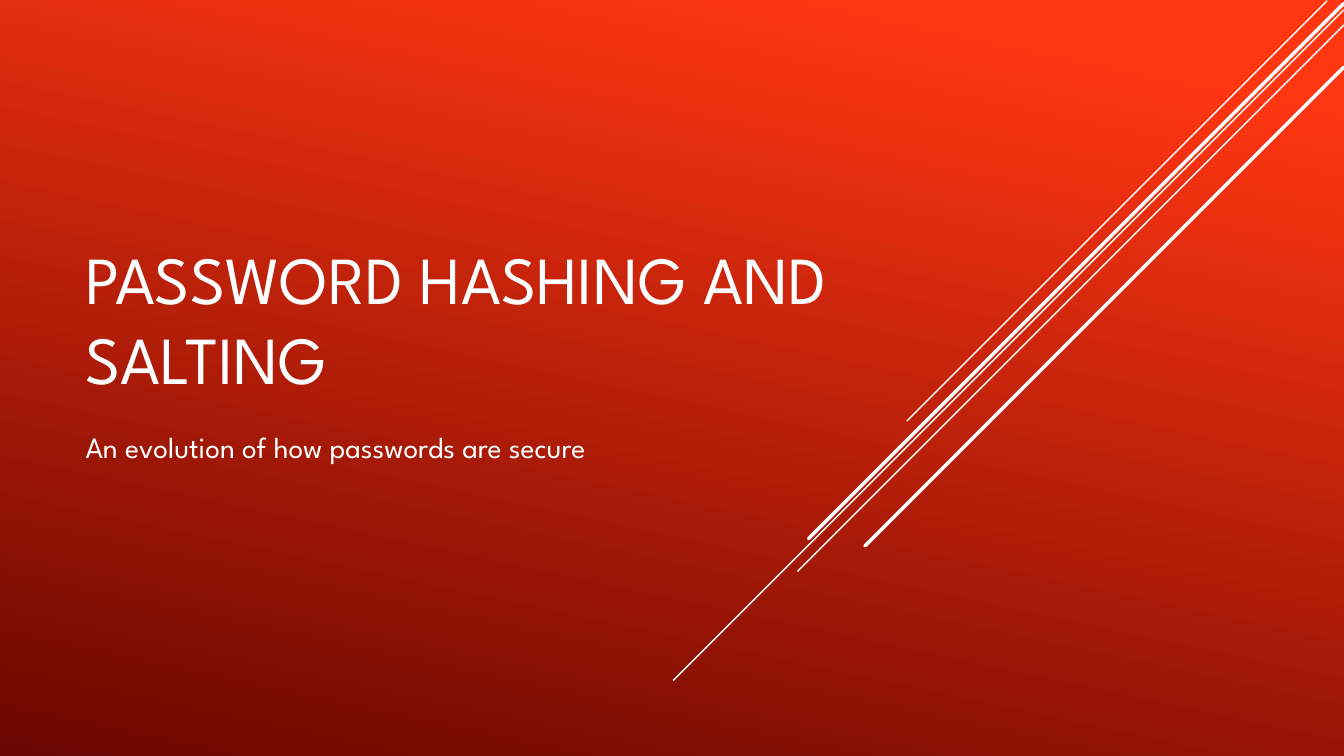
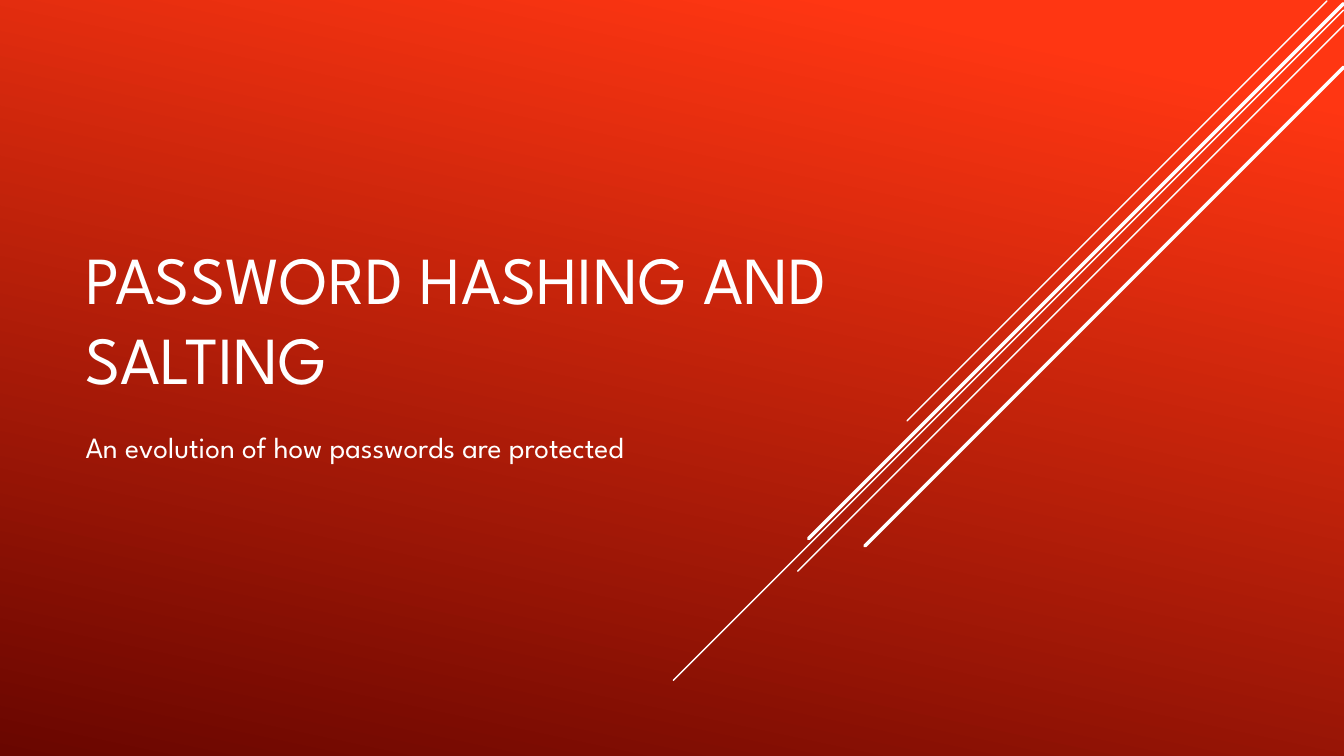
Before and after one commit to jonvallet/authentication, a slide deck: slide 1 of docs/PASSWORD HASHING AND SALTING.pptx. Drawn at 1344x756 pixels with LibreOffice and Linux fonts; fonts in the diff are those of the drawing. Boxes give left, top, right and bottom in pixels: in the first picture for what was removed or moved away, otherwise in the second. Text is boxed around its words. In the diff, an @@ line names an element or a change of style, - is before the commit and + after.

Commit message:
Grammar corrections.

```diff
--- a/docs/PASSWORD HASHING AND SALTING.pptx
+++ b/docs/PASSWORD HASHING AND SALTING.pptx
@@ subtitle at (86, 437, 624, 464): text changed @@
-An evolution of how passwords are secure
+An evolution of how passwords are protected
```
